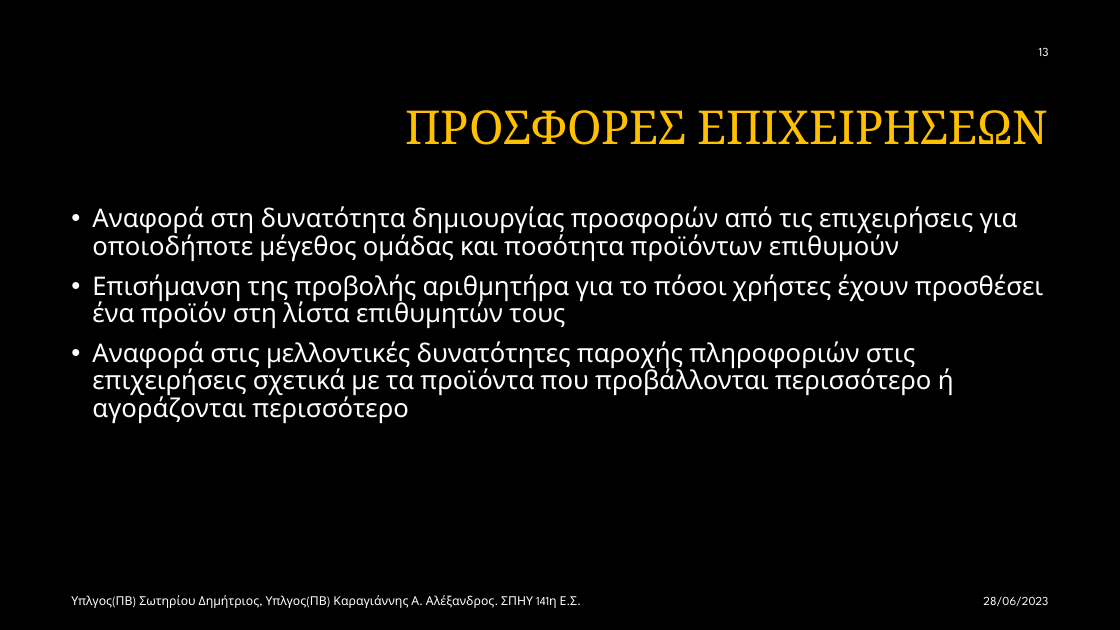
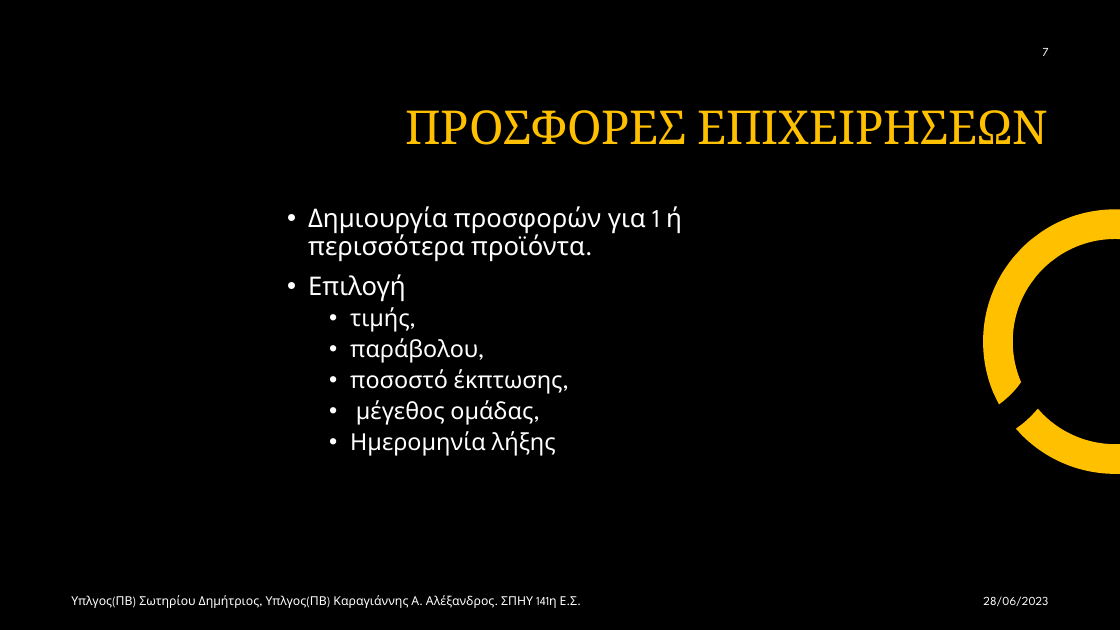
Before and after one commit to Alan-III/GroupBuy, a slide deck: slide 15 of GroupBuy.pptx (slide 13 before the commit). Drawn at 1120x630 pixels with LibreOffice and Linux fonts; fonts in the diff are those of the drawing; background and template pictures are left out. Boxes give left, top, right and bottom in pixels: in the first picture for what was removed or moved away, otherwise in the second. Text is boxed around its words. In the diff, an @@ line names an element or a change of style, - is before the commit and + after.

```diff
--- a/GroupBuy.pptx
+++ b/GroupBuy.pptx
@@ text at (1042,48,1048,56): text changed @@
-13
+7
@@ text removed at (92,206,1043,423) @@
-• Αναφορά στη δυνατότητα δημιουργίας προσφορών από τις επιχειρήσεις για οποιοδήποτε μέγεθος ομάδας και ποσότητα προϊόντων επιθυμούν
-• Επισήμανση της προβολής αριθμητήρα για το πόσοι χρήστες έχουν προσθέσει ένα προϊόν στη λίστα επιθυμητών τους
-• Αναφορά στις μελλοντικές δυνατότητες παροχής πληροφοριών στις επιχειρήσεις σχετικά με τα προϊόντα που προβάλλονται περισσότερο ή αγοράζονται περισσότερο
@@ text added at (308,206,682,456), 20 pt, text #FFFFFF @@
+• Δημιουργία προσφορών για 1 ή περισσότερα προϊόντα.
+• Επιλογή
+  • τιμής,
+  • παράβολου,
+  • ποσοστό έκπτωσης,
+  • μέγεθος ομάδας,
+  • Ημερομηνία λήξης
@@ freeform shape added at (983,209,1120,474), fill #FFC000 @@
```
Also in this commit, not shown: 17 other slides changed, 4 slides added, 5 other files.
